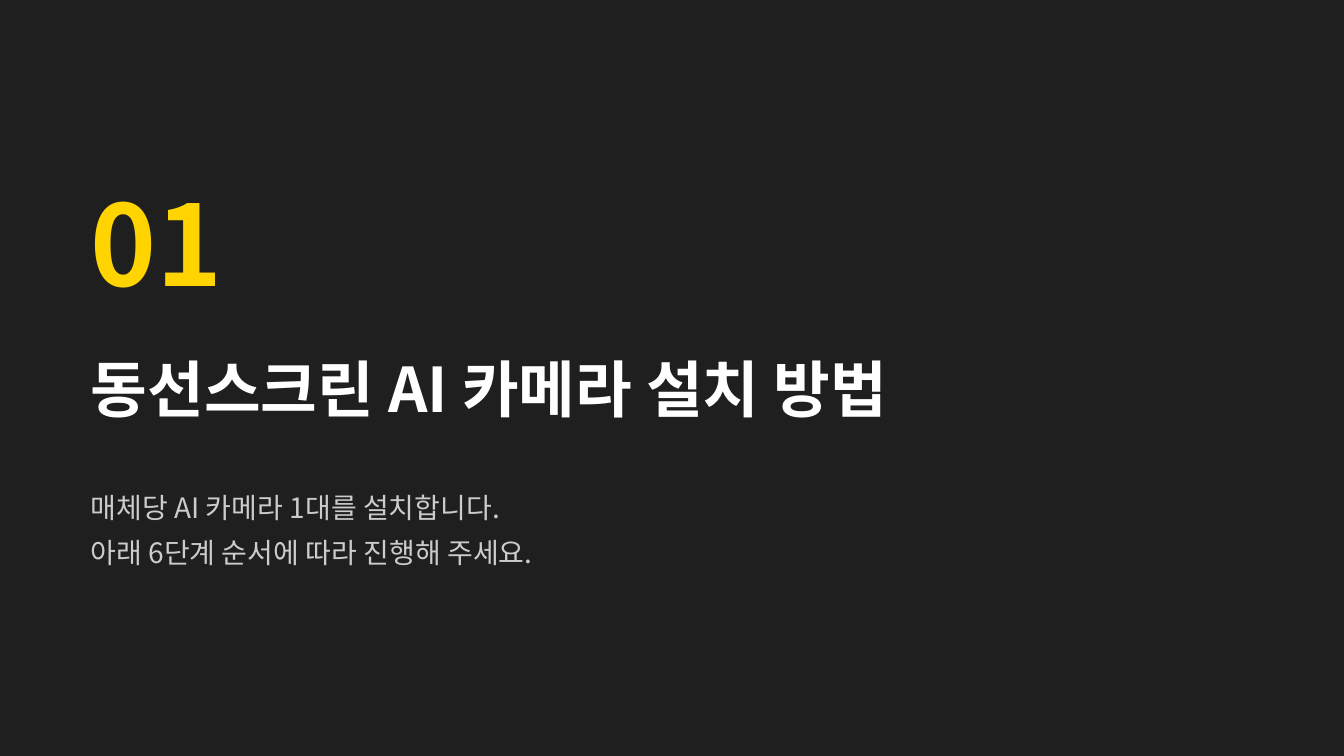
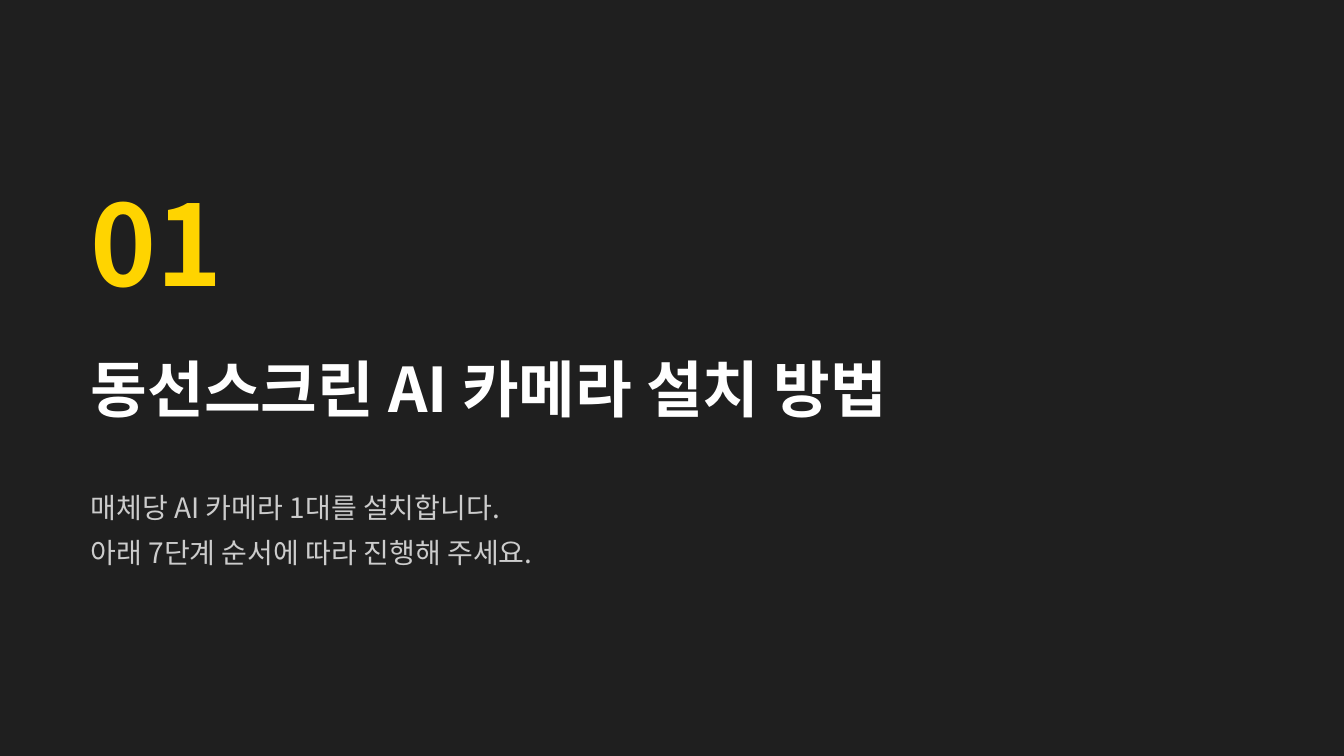
Before and after one commit to alsdn2947/ars, a slide deck: slide 3 of 이마트_AI카메라_설치매뉴얼.pptx. Drawn at 1344x756 pixels with LibreOffice and Linux fonts; fonts in the diff are those of the drawing. Boxes give left, top, right and bottom in pixels: in the first picture for what was removed or moved away, otherwise in the second. Text is boxed around its words. In the diff, an @@ line names an element or a change of style, - is before the commit and + after.

```diff
--- a/이마트_AI카메라_설치매뉴얼.pptx
+++ b/이마트_AI카메라_설치매뉴얼.pptx
@@ text at (91, 540, 532, 565): text changed @@
-아래 6단계 순서에 따라 진행해 주세요.
+아래 7단계 순서에 따라 진행해 주세요.
```
Also in this commit, not shown: 14 other slides changed, 2 slides added.
